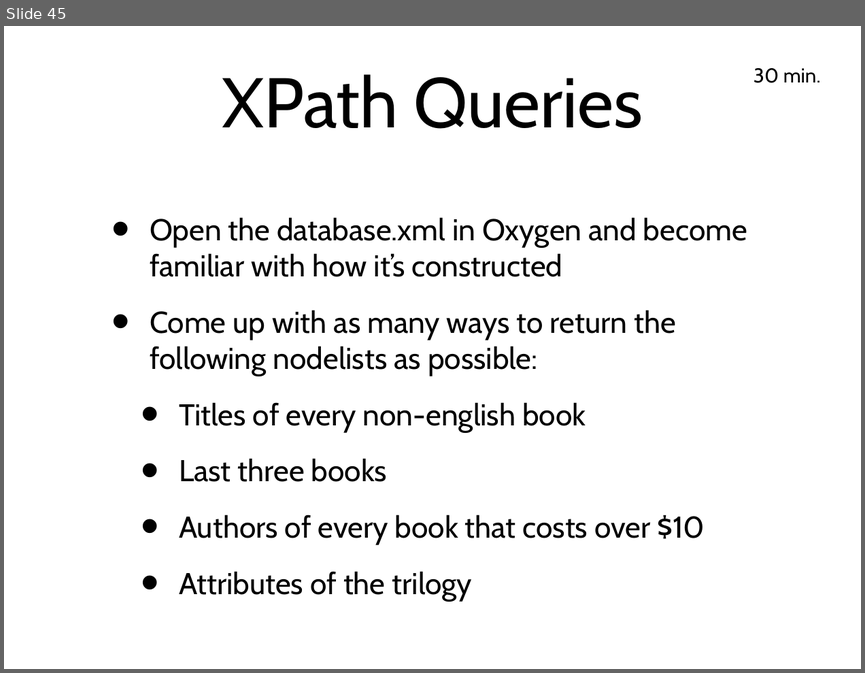
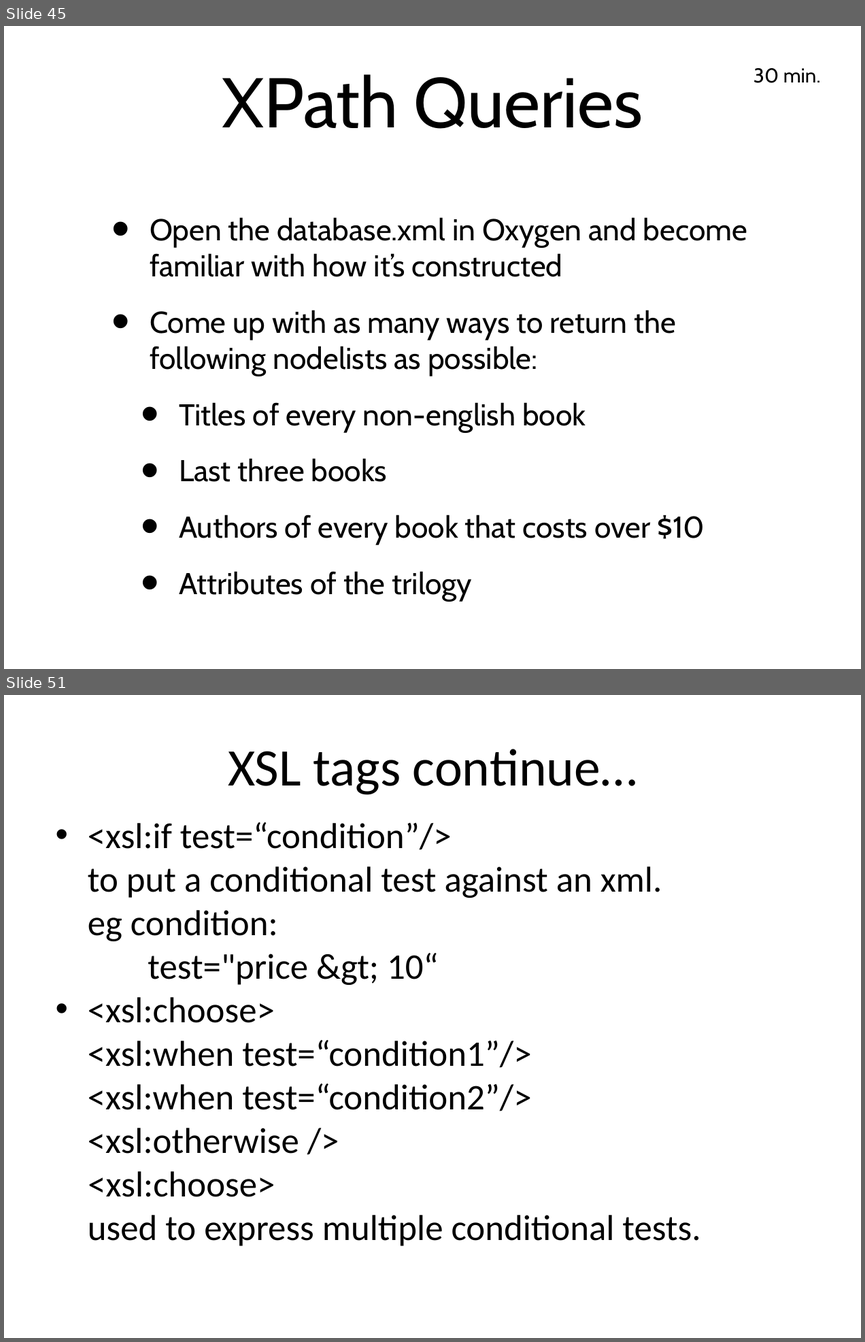
Before and after one commit to tathougies/zynx-se-bootcamp, a slide deck: xml/xml-schema-xpath.ppt. Shown one above the other, each under a label of ours: slide 45 before the commit, slides 45 and 51 after it; the slides between them are not shown. The pictures are 865x673 and 865x1342 pixels, drawn with LibreOffice and Linux fonts; fonts in the diff are those of the drawing. Boxes give left, top, right and bottom in pixels: in the first picture for what was removed or moved away, otherwise in the second. Text is boxed around its words. In the diff, an @@ line names an element or a change of style, - is before the commit and + after.

```diff
--- a/xml/xml-schema-xpath.ppt
+++ b/xml/xml-schema-xpath.ppt
@@ slide 51 added at box(4, 695, 861, 1338), background #FFFFFF @@
@@ title added at box(228, 749, 637, 795), 63 pt, text #000000 @@
+XSL tags continue…
@@ text added at box(88, 822, 700, 1246), 43 pt, text #000000 @@
+• <xsl:if test=“condition”/>
+to put a conditional test against an xml.
+eg condition:
+test="price &gt; 10“
+• <xsl:choose>
+<xsl:when test=“condition1”/>
+<xsl:when test=“condition2”/>
+<xsl:otherwise />
+<xsl:choose>
+used to express multiple conditional tests.
```
Also in this commit, not shown: 37 other slides added, 1 other file.
